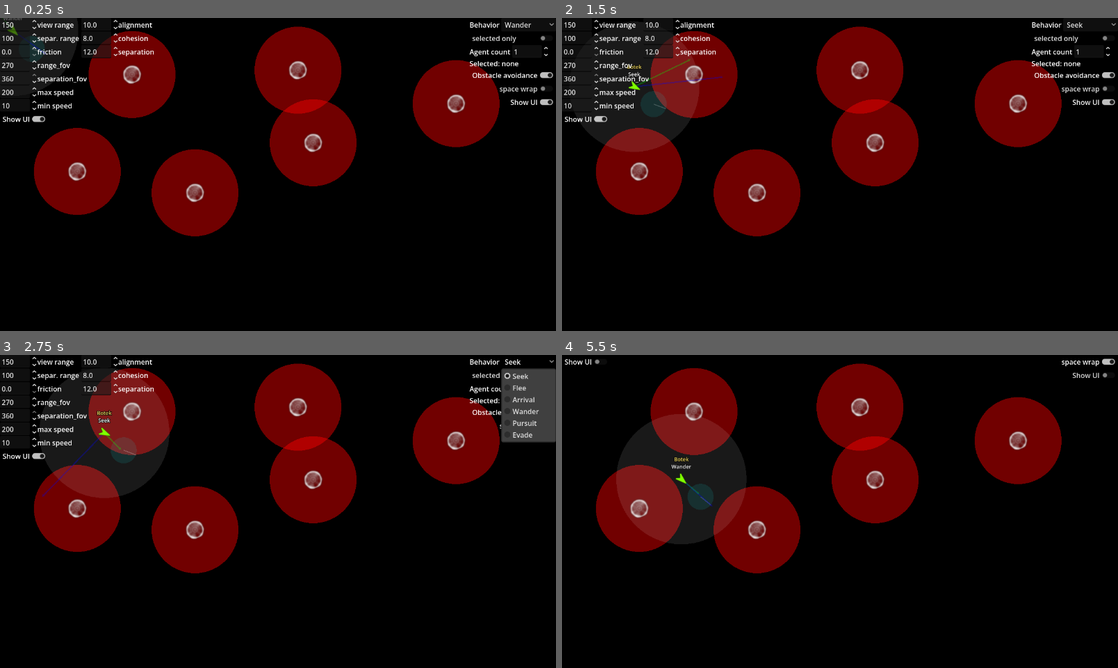
Above: before the commit, frames 1-4 (two rows, left to right).
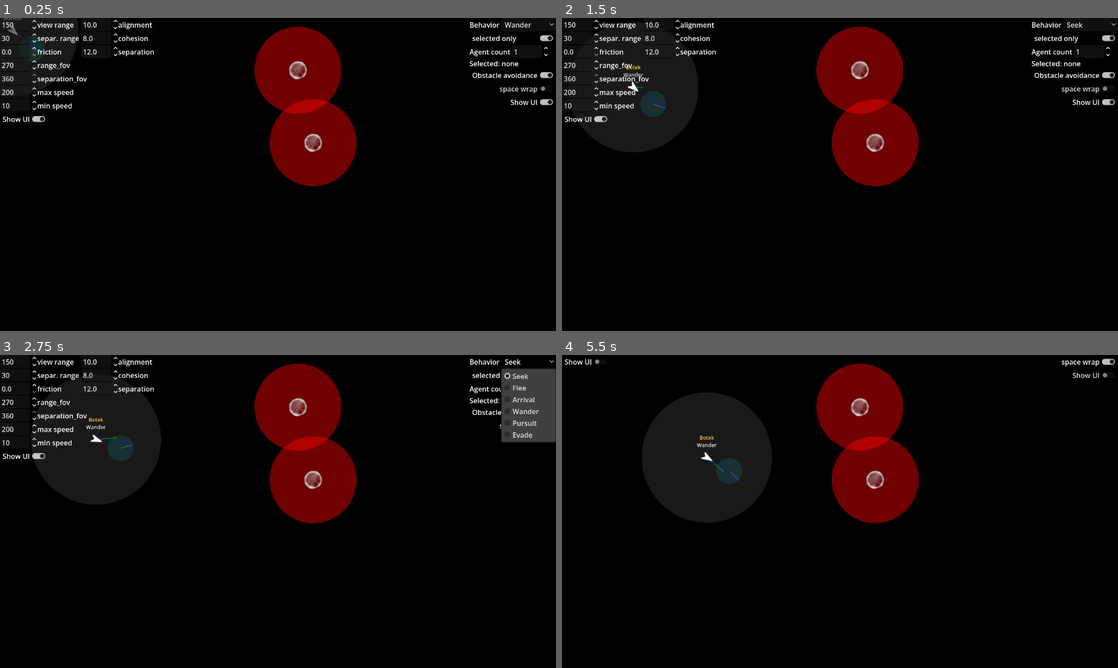
Above: after the commit, the same moments.

Repository: JohnMeadow1/classic_ai_for_games
Game: Godot game, scene res://main.tscn
Two runs of this game, one before a commit and one after it. Both use one fixed random seed, a clock stepped at 60 frames per second and the inputs below.
Inputs:
- Up to frame 1 (0.25 s): no input
- Up to frame 2 (1.5 s): click "Wander" at 0.5 s; click "selected only" at 1.25 s
- Up to frame 3 (2.75 s): click "Seek" at 2 s
- Up to frame 4 (5.5 s): click "Obstacle avoidance" at 2.75 s; click "space wrap" at 3.5 s; click "Show UI" at 4.25 s; click "Show UI" at 5 s

The runs differ from the first frame. In frame 1, 14% of the frame differs, in the area x 0-100%, y 2-70%; in frame 2, 14%; in frame 3, 14%; in frame 4, 16%, in the area x 6-90%, y 4-70%.

Commit message:
added path folow, follow leader and stuff

Diff:
--- a/01_agent_steering/Botek.gd
+++ b/01_agent_steering/Botek.gd
@@ -1,7 +1,7 @@
 extends Node2D
 class_name Botek
 
-enum Behavior { SEEK, FLEE, ARRIVAL, WANDER, PURSUIT, EVADE }
+enum Behavior { SEEK, FLEE, ARRIVAL, WANDER, PURSUIT, EVADE, PATH_FOLLOW, FOLLOW_LEADER, QUEUE }
 
 var border_margin = 100
 
@@ -25,14 +25,20 @@
 
 var destination := Vector2.ZERO
 var has_destination := false
+
 var has_target_order := false
 var path_index := 0
+var path :PackedVector2Array
+
 
 func _ready():
 	velocity = Vector2.RIGHT.rotated(randf()*TAU) * Steering.max_speed / 60.0
 	update_behavior_label()
 	update_name_label()
 	#renamed.connect(update_name_label)
+
+func add_path_point(in_position:Vector2):
+	path.append(in_position)
 
 func update_name_label() -> void:
 	%NameLabel.text = name
@@ -82,6 +88,8 @@
 	var mouse_position := get_global_mouse_position()
 	match behavior:
 		Behavior.SEEK:
+			if has_destination:
+				return seek(destination)
 			return seek(mouse_position)
 		Behavior.FLEE:
 			return flee(mouse_position)
@@ -99,6 +107,12 @@
 			if is_instance_valid(target_agent) and target_agent != self:
 				return evade(target_agent.position, target_agent.velocity)
 			return wander(delta)
+		Behavior.PATH_FOLLOW:
+			return path_follow(path, false)
+
+		Behavior.FOLLOW_LEADER:
+			return follow_leader(target_agent)
+
 	return Vector2.ZERO
 
 func steer_toward(in_desired_velocity: Vector2) -> Vector2:
@@ -116,6 +130,8 @@
 func arrival(in_position: Vector2) -> Vector2:
 	var direction := position.direction_to(in_position)
 	var distance := position.distance_to(in_position)
+	if distance < Steering.arrival_distance:
+		behavior = Behavior.WANDER
 	var arrival_range := maxf(Steering.view_range, 0.001)
 	var arrival_progress := minf(distance / arrival_range, 1.0)
 	var target_velocity := direction * Steering.max_speed * arrival_progress
@@ -238,8 +254,16 @@
 		draw_arc(Vector2.ZERO, 18.0, 0.0, TAU, 32, Color.YELLOW, 2.0)
 	if Steering.debug_draw:
 		draw_circle(Vector2.ZERO, Steering.view_range, Color(1.0, 1.0, 1.0, 0.1))
-		draw_circle(circle_center, Steering.wander_radius, Color(0.0, 1.0, 1.0, 0.1))
-		draw_line(circle_center, circle_center + circle_displacement, Color(1.0, 1.0, 1.0, 0.2), 2.0)
+		if behavior == Behavior.WANDER:
+			draw_circle(circle_center, Steering.wander_radius, Color(0.0, 1.0, 1.0, 0.1))
+			draw_line(circle_center, circle_center + circle_displacement, Color(1.0, 1.0, 1.0, 0.2), 2.0)
+		if behavior in [Behavior.SEEK, Behavior.ARRIVAL]:
+			draw_vector(destination - global_position, Color.SKY_BLUE, 1.0)
+		if behavior in [Behavior.PATH_FOLLOW]:
+			for i in path.size()-1:
+				var from := path[i] - global_position
+				var to := path[i+1] - global_position
+				draw_line(from, to, Color.WHITE)
 
 		draw_vector( steering, Color( 0.0, 1.0, 0.0, 0.3 ), 3 )
 		draw_vector( desired_velocity, Color( 0.0, 0.0, 1.0, 0.3 ), 3 )
@@ -309,41 +333,45 @@
 #
 #	return steer_toward(target_velocity).limit_length(Steering.max_avoid_force)
 
-#func path_follow(path:PackedVector2Array, loop := false) -> Vector2:
-#	if path.is_empty():
-#		return Vector2.ZERO
-#
-#	path_index = clampi(path_index, 0, path.size() - 1)
-#	var is_last_waypoint := path_index == path.size() - 1
-#
-#	if position.distance_to(path[path_index]) <= path_arrive_radius:
-#		if not is_last_waypoint:
-#			path_index += 1
-#		elif loop:
-#			path_index = 0
-#		is_last_waypoint = path_index == path.size() - 1
-#
-#	if is_last_waypoint and not loop:
-#		return arrival(path[path_index])
-#	return seek(path[path_index])
-
-#func follow_leader(leader) -> Vector2:
-#	var leader_facing: Vector2 = leader.velocity.normalized()
-#	if leader_facing == Vector2.ZERO:
-#		leader_facing = Vector2.RIGHT.rotated(leader.angle)
-#
-#	var leader_offset := leader_facing * leader_behind_distance
-#	var behind_leader: Vector2 = leader.position - leader_offset
-#	var ahead_of_leader: Vector2 = leader.position + leader_offset
-#
-#	var force := Vector2.ZERO
-#	if position.distance_to(ahead_of_leader) <= leader_sight_radius:
-#		force += evade(leader.position, leader.velocity)
-#	force += arrival(behind_leader)
-#	force += separation()
-#
-#	desired_velocity = velocity + force
-#	return force
+func path_follow(path:PackedVector2Array, loop := false) -> Vector2:
+	if path.is_empty():
+		return Vector2.ZERO
+
+	path_index = clampi(path_index, 0, path.size() - 1)
+	var is_last_waypoint := path_index == path.size() - 1
+
+	if position.distance_to(path[path_index]) <= Steering.path_arrive_radius:
+		if not is_last_waypoint:
+			path_index += 1
+		elif loop:
+			path_index = 0
+		is_last_waypoint = path_index == path.size() - 1
+
+	if is_last_waypoint and not loop:
+		var l_destinatio = path[path_index]
+		if position.distance_to(path[path_index]) <= Steering.arrival_distance:
+			path_index = 0
+			path.clear()
+		return arrival(l_destinatio)
+	return seek(path[path_index])
+
+func follow_leader(leader:Botek) -> Vector2:
+	var leader_facing: Vector2 = leader.velocity.normalized()
+	if leader_facing == Vector2.ZERO:
+		leader_facing = Vector2.RIGHT.rotated(leader.angle)
+
+	var leader_offset := leader_facing * Steering.leader_behind_distance
+	var behind_leader: Vector2 = leader.position - leader_offset
+	var ahead_of_leader: Vector2 = leader.position + leader_offset
+
+	var force := Vector2.ZERO
+	if position.distance_to(ahead_of_leader) <=  Steering.leader_sight_radius:
+		force += evade(leader.position, leader.velocity)
+	force += arrival(behind_leader)
+	force += separation()
+
+	desired_velocity = velocity + force
+	return force
 
 #func queue(in_steering:Vector2) -> Vector2:
 #	if get_neighbor_ahead() == null:
@@ -381,18 +409,18 @@
 #	var target_velocity := position.direction_to(center_of_mass) * Steering.max_speed
 #	return steer_toward(target_velocity)
 #
-#func separation() -> Vector2:
-#	var neighbors := get_neighbors(
-#		Steering.separation_range_squared,
-#		Steering.separation_range_fov
-#	)
-#	if neighbors.is_empty():
-#		return Vector2.ZERO
-#
-#	var escape_direction := Vector2.ZERO
-#	for boid in neighbors:
-#		var offset: Vector2 = position - boid.position
-#		escape_direction += offset.normalized() / offset.length()
-#
-#	var target_velocity := escape_direction.normalized() * Steering.max_speed
-#	return steer_toward(target_velocity)
+func separation() -> Vector2:
+	var neighbors := get_neighbors(
+		Steering.separation_range ** 2,
+		Steering.separation_range_fov
+	)
+	if neighbors.is_empty():
+		return Vector2.ZERO
+
+	var escape_direction := Vector2.ZERO
+	for boid in neighbors:
+		var offset: Vector2 = position - boid.position
+		escape_direction += offset.normalized() / offset.length()
+
+	var target_velocity := escape_direction.normalized() * Steering.max_speed
+	return steer_toward(target_velocity)
--- a/01_agent_steering/Steering.gd
+++ b/01_agent_steering/Steering.gd
@@ -11,10 +11,12 @@
 var max_avoid_force        := 150.0
 var path_arrive_radius     := 20.0
 
-var leader_behind_distance := 40.0
+var leader_behind_distance := 25.0
 var leader_sight_radius    := 50.0
 
 var obstacle_distance := 100.0
+
+var arrival_distance := 10.0
 
 var queue_ahead_distance   := 25.0
 var queue_radius           := 25.0
--- a/01_agent_steering/World2D.gd
+++ b/01_agent_steering/World2D.gd
@@ -10,7 +10,7 @@
 var agents: Array[Botek] = []
 var selected_agent: Botek
 var current_behavior := Botek.Behavior.WANDER
-var selected_only := false
+var selected_only := true
 var collision_avoidance_enabled := true
 var spawned_count := 0
 
@@ -47,16 +47,19 @@
 	selected_agent.target_agent = clicked_agent
 	selected_agent.set_predator(clicked_agent != null)
 	if clicked_agent == null:
-		selected_agent.destination = to_local(in_global_position)
-		selected_agent.behavior = Botek.Behavior.ARRIVAL
+		selected_agent.destination = in_global_position
+		selected_agent.add_path_point(in_global_position)
+		#if not selected_agent.behavior in [Botek.Behavior.ARRIVAL, Botek.Behavior.SEEK]:
+		selected_agent.behavior = Botek.Behavior.PATH_FOLLOW
 	else:
-		selected_agent.behavior = Botek.Behavior.PURSUIT
-		clicked_agent.behavior = Botek.Behavior.EVADE
-		clicked_agent.target_agent = selected_agent
-		clicked_agent.has_target_order = true
-		clicked_agent.has_destination = false
-		clicked_agent.set_predator(false)
-		clicked_agent.update_behavior_label()
+		selected_agent.behavior = Botek.Behavior.FOLLOW_LEADER
+		#clicked_agent.behavior = Botek.Behavior.EVADE
+		#clicked_agent.target_agent = selected_agent
+		#clicked_agent.has_target_order = true
+		#clicked_agent.has_destination = false
+		#clicked_agent.set_predator(false)
+		#clicked_agent.update_behavior_label()
+
 	selected_agent.update_behavior_label()
 	current_behavior = selected_agent.behavior
 	selected_agent_changed.emit(selected_agent)
--- a/01_agent_steering/main.tscn
+++ b/01_agent_steering/main.tscn
@@ -20,18 +20,6 @@
 [node name="Obstacle" parent="ObstaclesContainer" unique_id=291054048 instance=ExtResource("3_h2yge")]
 position = Vector2(721, 287)
 
-[node name="Obstacle2" parent="ObstaclesContainer" unique_id=1514526894 instance=ExtResource("3_h2yge")]
-position = Vector2(449, 402)
-
-[node name="Obstacle3" parent="ObstaclesContainer" unique_id=1192505104 instance=ExtResource("3_h2yge")]
-position = Vector2(1050, 197)
-
-[node name="Obstacle4" parent="ObstaclesContainer" unique_id=5933758 instance=ExtResource("3_h2yge")]
-position = Vector2(304, 130)
-
-[node name="Obstacle5" parent="ObstaclesContainer" unique_id=571168904 instance=ExtResource("3_h2yge")]
-position = Vector2(178, 353)
-
 [node name="World2D" type="Node2D" parent="." unique_id=223259670]
 script = ExtResource("4_controller")
 BOIDS_COUNT = 1
--- a/01_agent_steering/ui.tscn
+++ b/01_agent_steering/ui.tscn
@@ -37,6 +37,7 @@
 [node name="selected_only" type="CheckButton" parent="VBoxRight/AgentControls" unique_id=1444641715]
 unique_name_in_owner = true
 layout_mode = 2
+button_pressed = true
 text = "selected only"
 
 [node name="AgentCount" type="HBoxContainer" parent="VBoxRight/AgentControls" unique_id=313405881]
@@ -113,7 +114,7 @@
 unique_name_in_owner = true
 layout_mode = 2
 max_value = 1000.0
-value = 100.0
+value = 30.0
 
 [node name="Label" type="Label" parent="VBoxLeft/Parameters/Left/separation_range" unique_id=1625934542]
 layout_mode = 0
